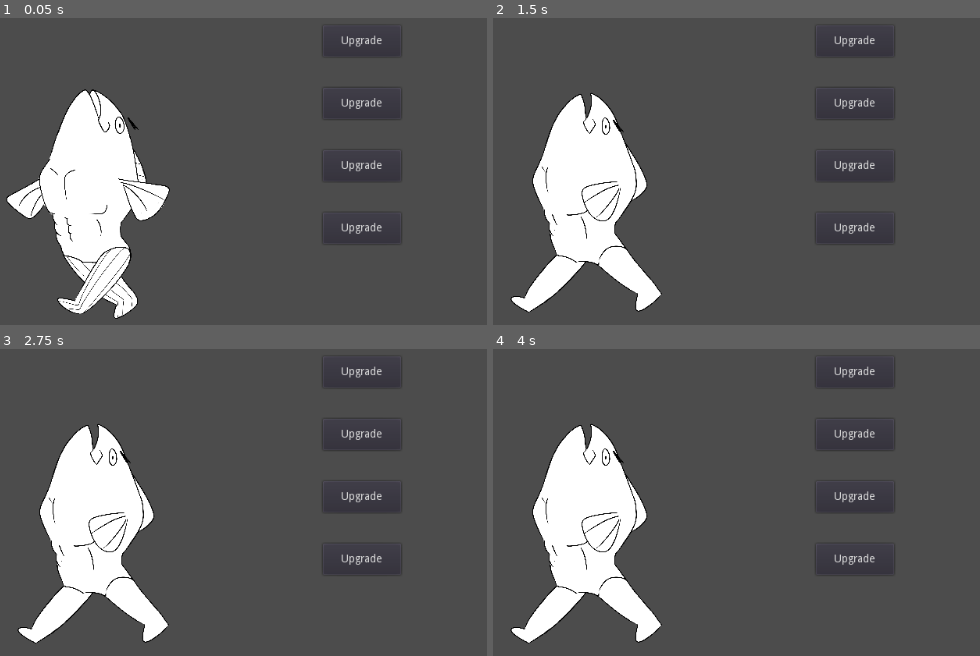
Above: before the commit, frames 1-4 (two rows, left to right).
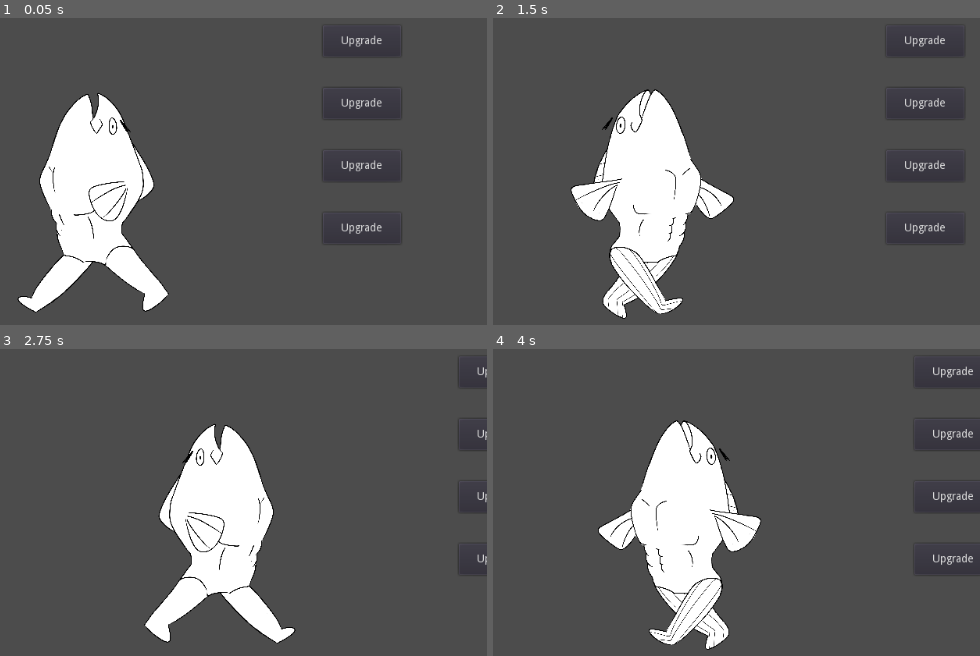
Above: after the commit, the same moments.

Repository: ChrisGoKim/Hokey-Pokey
Game: Godot game, scene res://MainScene.tscn
Same seed, same stepped clock (60 frames per second), same inputs: the game is played once before the commit and once after it.
Inputs:
- Up to frame 1 (0.05 s): no input
- Up to frame 2 (1.5 s): hold Right (ui_right) 0.53-1.28 s; hold Down (ui_down) from 1.28 s (still down)
- Up to frame 3 (2.75 s): release Down (ui_down) at 2.03 s; hold Right (ui_right) from 2.03 s (still down)
- Up to frame 4 (4 s): release Right (ui_right) at 2.78 s; hold Up (ui_up) 2.78-3.53 s; hold Left (ui_left) from 3.53 s (still down)

The runs differ from the first frame. In frame 1, 6.2% of the frame differs, in the area x 1-35%, y 23-99%; in frame 2, 17%; in frame 3, 22%; in frame 4, 22%, in the area x 3-100%, y 5-99%.

Commit message:
Got animation to work. Added movement speed which controls the animation speed as well.

Diff:
--- a/Fish.gd
+++ b/Fish.gd
@@ -11,19 +11,44 @@
 ]
 
 var anim = ""
-
+var moving = false
+var animPlaying = false
 var canUpgrade = false
+var movement_speed = 2
 
 func _ready():
-	anim = "Walk"
-	$AnimateFish.play(anim)
-	#$AnimateFish.playing = true
+	print("Ready")
 	pass
 
-func _fixed_process(delta):
+func _process(delta):
 	# Called every frame. Delta is time since last frame.
 	# Update game logic here.
+	$Anim.playback_speed = movement_speed
+	if Input.is_action_pressed("ui_right"):
+		position.x += movement_speed
+		moving = true
+		$AnimateFish.flip_h = true
+	elif Input.is_action_pressed("ui_left"):
+		position.x += -movement_speed
+		moving = true
+		$AnimateFish.flip_h = false
+#	elif Input.is_action_pressed("ui_down"):
+#		position.y += 1
+#		moving = true
+#	elif Input.is_action_pressed("ui_up"):
+#		position.y += -1
+#		moving = true
+	else:
+		moving = false
 
+	if moving and not animPlaying:
+		$Anim.play("Walk")
+		animPlaying = true
+	elif not moving and animPlaying:
+		$Anim.stop()
+		animPlaying = false
+
+	print($Anim.is_playing())
 	pass
 
 ##ALL FUNCTIONALITY FOR UPGRADES
--- a/Fish.tscn
+++ b/Fish.tscn
@@ -13,33 +13,55 @@
 "speed": 5.0
 } ]
 
-[sub_resource type="Animation" id=1]
-
-resource_name = "Walk"
+[sub_resource type="Animation" id=2]
+
 length = 1.0
-loop = false
+loop = true
 step = 0.1
+tracks/0/type = "value"
+tracks/0/path = NodePath(".")
+tracks/0/interp = 1
+tracks/0/loop_wrap = true
+tracks/0/imported = false
+tracks/0/enabled = true
+tracks/0/keys = {
+"times": PoolRealArray(  ),
+"transitions": PoolRealArray(  ),
+"update": 0,
+"values": [  ]
+}
+tracks/1/type = "value"
+tracks/1/path = NodePath("../AnimateFish:frame")
+tracks/1/interp = 1
+tracks/1/loop_wrap = true
+tracks/1/imported = false
+tracks/1/enabled = true
+tracks/1/keys = {
+"times": PoolRealArray( 0, 0.5 ),
+"transitions": PoolRealArray( 1, 1 ),
+"update": 1,
+"values": [ 0, 1 ]
+}
 
 [node name="Fish" type="Node2D" index="0"]
 
 script = ExtResource( 1 )
+_sections_unfolded = [ "Transform" ]
 
 [node name="AnimateFish" type="AnimatedSprite" parent="." index="0"]
 
 scale = Vector2( 0.117314, 0.117314 )
-frames = SubResource( 2 )
+frames = SubResource( 1 )
 animation = "default"
-frame = 1
-playing = true
 
 [node name="Anim" type="AnimationPlayer" parent="." index="1"]
 
-root_node = NodePath("")
+root_node = NodePath("../AnimateFish")
 autoplay = ""
 playback_process_mode = 1
 playback_default_blend_time = 0.0
-playback_speed = 3.0
-anims/Walk = SubResource( 1 )
+playback_speed = 2.0
+anims/Walk = SubResource( 2 )
 blend_times = [  ]
 _sections_unfolded = [ "Pause", "Playback Options" ]
 
Not shown: 1 places in Fish.tscn that only renumber resources
